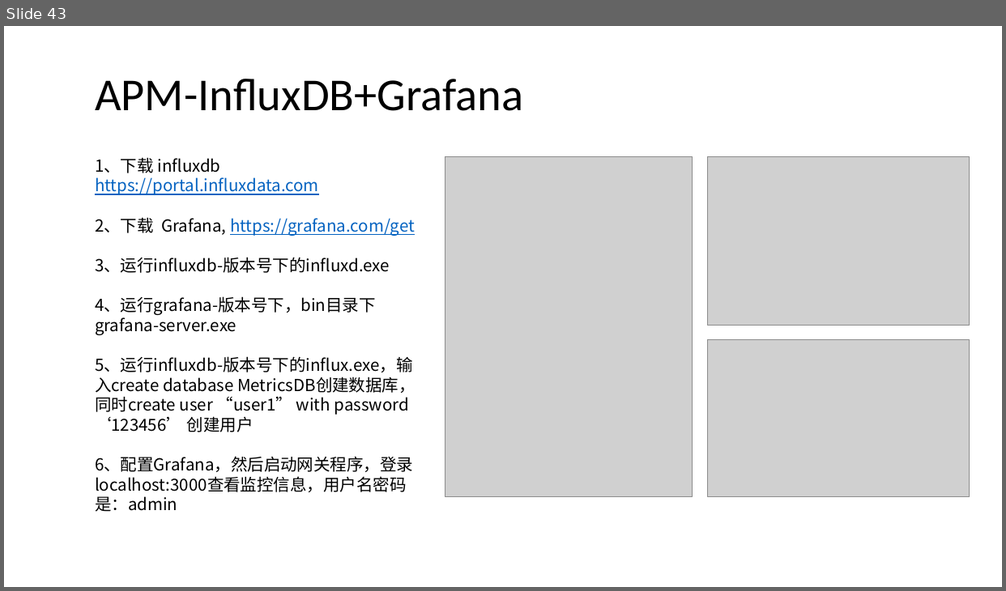
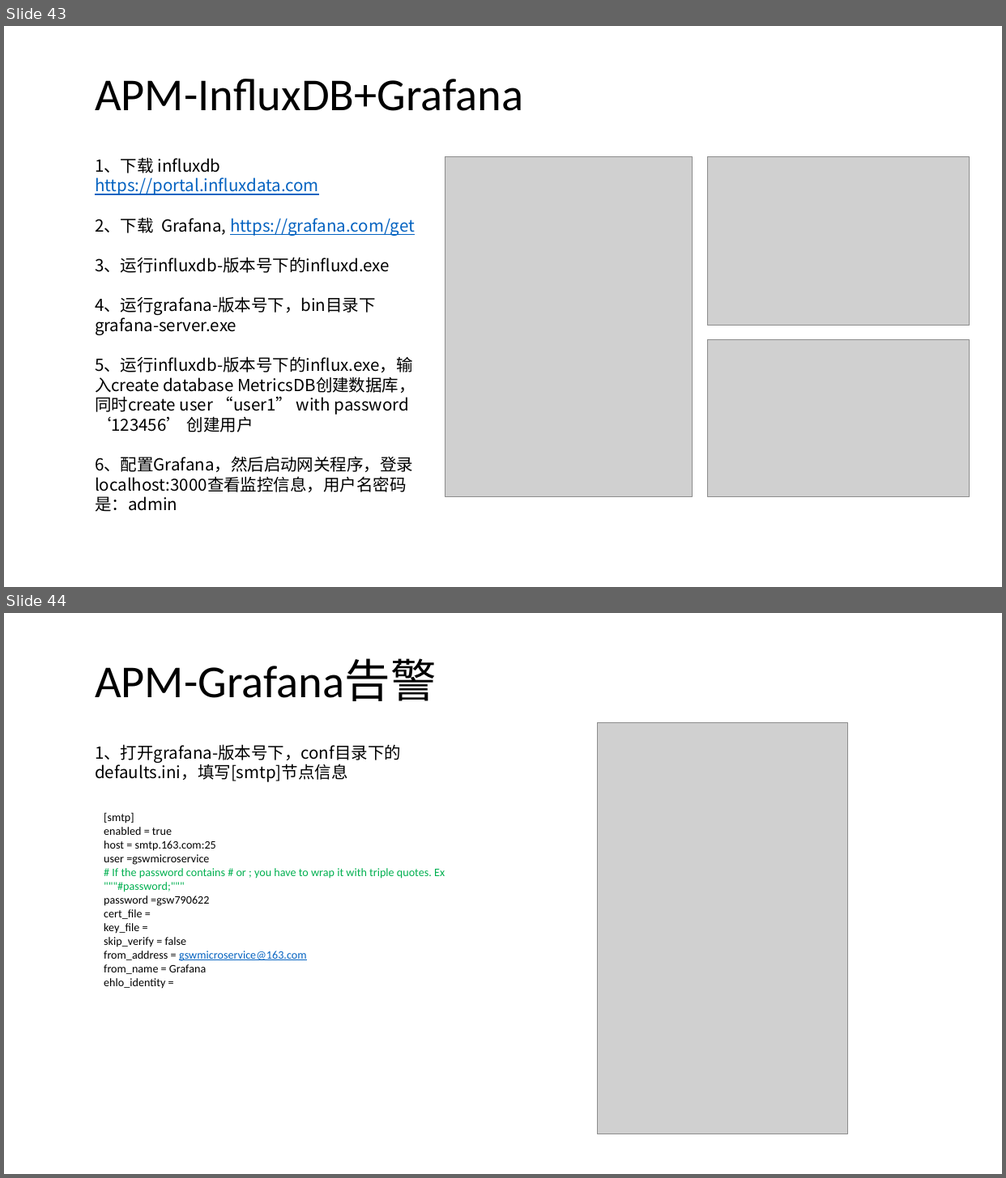
Before and after one commit to axzxs2001/HisMicroserviceSample, a slide deck: HisMicroserviceSample/Doc/基于.net core微服务.pptx. Shown one above the other, each under a label of ours: slide 43 before the commit, slides 43 and 44 after it. The pictures are 1006x591 and 1006x1178 pixels, drawn with LibreOffice and Linux fonts; fonts in the diff are those of the drawing; grey boxes stand for pictures; background and template pictures are left out. Boxes give left, top, right and bottom in pixels: in the first picture for what was removed or moved away, otherwise in the second. Text is boxed around its words. In the diff, an @@ line names an element or a change of style, - is before the commit and + after.

Commit message:
完善App.Metrics告警配置。

```diff
--- a/HisMicroserviceSample/Doc/基于.net core微服务.pptx
+++ b/HisMicroserviceSample/Doc/基于.net core微服务.pptx
@@ slide 44 added at box(4, 613, 1002, 1174), background picture (left out) @@
@@ title added at box(95, 659, 436, 701), 44 pt, text #000000 @@
+APM-Grafana告警
@@ picture added at box(597, 723, 848, 1135) @@
@@ text added at box(95, 744, 401, 782), 16 pt, text #000000 @@
+1、打开grafana-版本号下，conf目录下的defaults.ini，填写[smtp]节点信息
@@ text added at box(104, 812, 445, 989), 11 pt, text #000000 @@
+[smtp]
+enabled = true
+host = smtp.163.com:25
+user =gswmicroservice
+# If the password contains # or ; you have to wrap it with triple quotes. Ex """#password;"""
+password =gsw790622
+cert_file =
+key_file =
+skip_verify = false
+from_address = gswmicroservice@163.com
+from_name = Grafana
+ehlo_identity =
```
Also in this commit, not shown: 1 slide changed, 2 other slides added, 7 other files.
